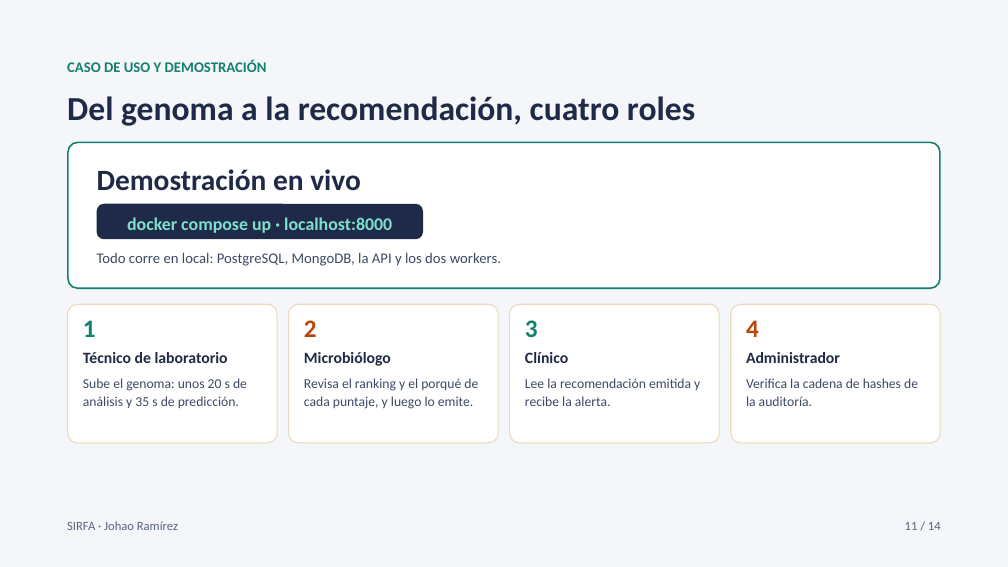
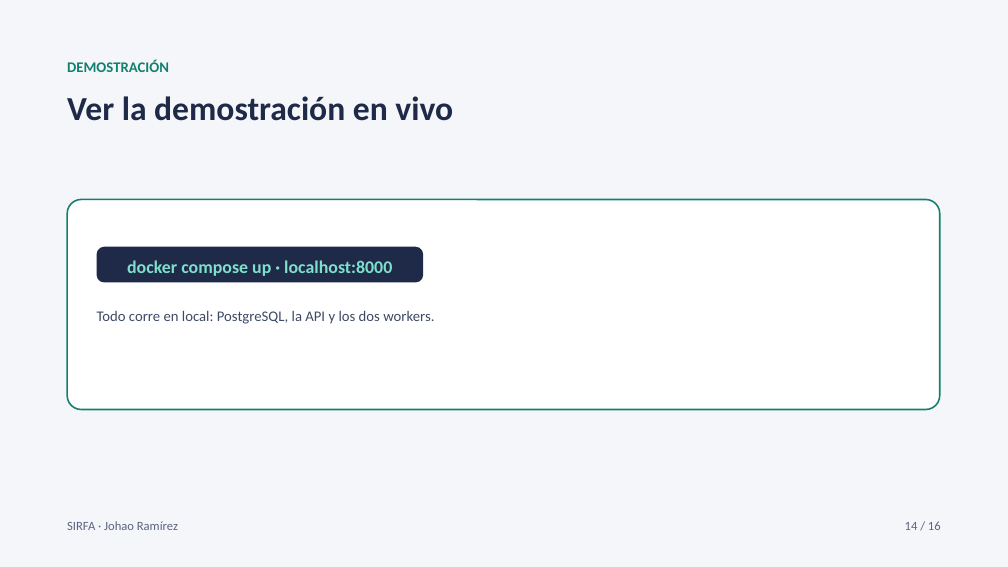
Before and after one commit to johao21/Capstone, a slide deck: slide 14 of Fase 3/3.4_APT122_PresentacionFinal_JohaoRamirez.pptx (slide 11 before the commit). Drawn at 1008x567 pixels with LibreOffice and Linux fonts; fonts in the diff are those of the drawing. Boxes give left, top, right and bottom in pixels: in the first picture for what was removed or moved away, otherwise in the second. Text is boxed around its words. In the diff, an @@ line names an element or a change of style, - is before the commit and + after.

Commit message:
Presentaciones y diagramas de arquitectura sin la base documental del diseno original
Presentacion de Fase 1, de Fase 2 y final, y los diagramas de componentes y de despliegue: una sola base de datos (PostgreSQL con JSONB), cuatro servicios.

```diff
--- a/Fase 3/3.4_APT122_PresentacionFinal_JohaoRamirez.pptx
+++ b/Fase 3/3.4_APT122_PresentacionFinal_JohaoRamirez.pptx
@@ text at (67,59,169,72): text changed @@
-CASO DE USO Y DEMOSTRACIÓN
+DEMOSTRACIÓN
@@ title at (67,96,453,121): text changed @@
-Del genoma a la recomendación, cuatro roles
+Ver la demostración en vivo
@@ text removed at (97,169,361,191) @@
-Demostración en vivo
@@ rounded rectangle: place and size @@
-rounded rectangle at (68,142,940,288)
+rounded rectangle at (67,200,940,410)
@@ rounded rectangle "docker compose up · localhost:8000": place and size @@
-rounded rectangle "docker compose up · localhost:8000" at (97,204,423,240)
+rounded rectangle "docker compose up · localhost:8000" at (97,247,423,282)
@@ rounded rectangle removed at (68,304,278,442) @@
@@ text removed at (83,320,96,337) @@
-1
@@ text at (97,310,434,324): text changed @@
-Todo corre en local: PostgreSQL, MongoDB, la API y los dos workers.
+Todo corre en local: PostgreSQL, la API y los dos workers.
@@ rounded rectangle removed at (289,304,498,442) @@
@@ text removed at (304,320,317,337) @@
-2
@@ rounded rectangle removed at (510,304,719,442) @@
@@ text removed at (525,320,538,337) @@
-3
@@ rounded rectangle removed at (731,304,941,442) @@
@@ text removed at (746,320,759,337) @@
-4
@@ text removed at (83,352,228,363) @@
-Técnico de laboratorio
@@ text removed at (304,352,391,366) @@
-Microbiólogo
@@ text removed at (525,352,568,363) @@
-Clínico
@@ text removed at (746,352,840,363) @@
-Administrador
@@ text removed at (83,378,247,408) @@
-Sube el genoma: unos 20 s de análisis y 35 s de predicción.
@@ text removed at (304,378,478,409) @@
-Revisa el ranking y el porqué de cada puntaje, y luego lo emite.
@@ text removed at (525,378,700,406) @@
-Lee la recomendación emitida y recibe la alerta.
@@ text removed at (746,378,918,406) @@
-Verifica la cadena de hashes de la auditoría.
@@ text at (905,521,941,530): text changed @@
-11 / 14
+14 / 16
```
Also in this commit, not shown: 10 other slides changed, 5 slides added, 2 slides removed, 4 other files.
